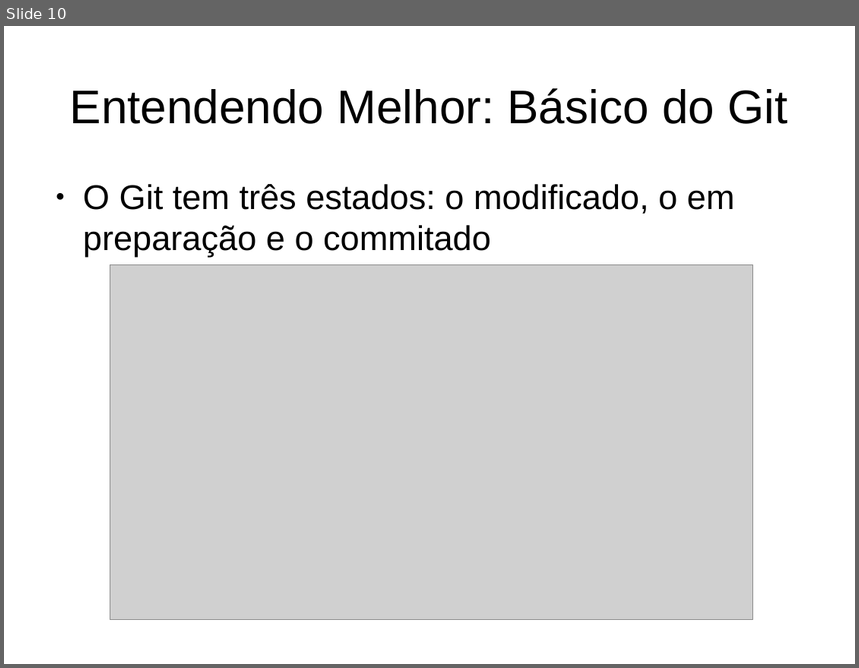
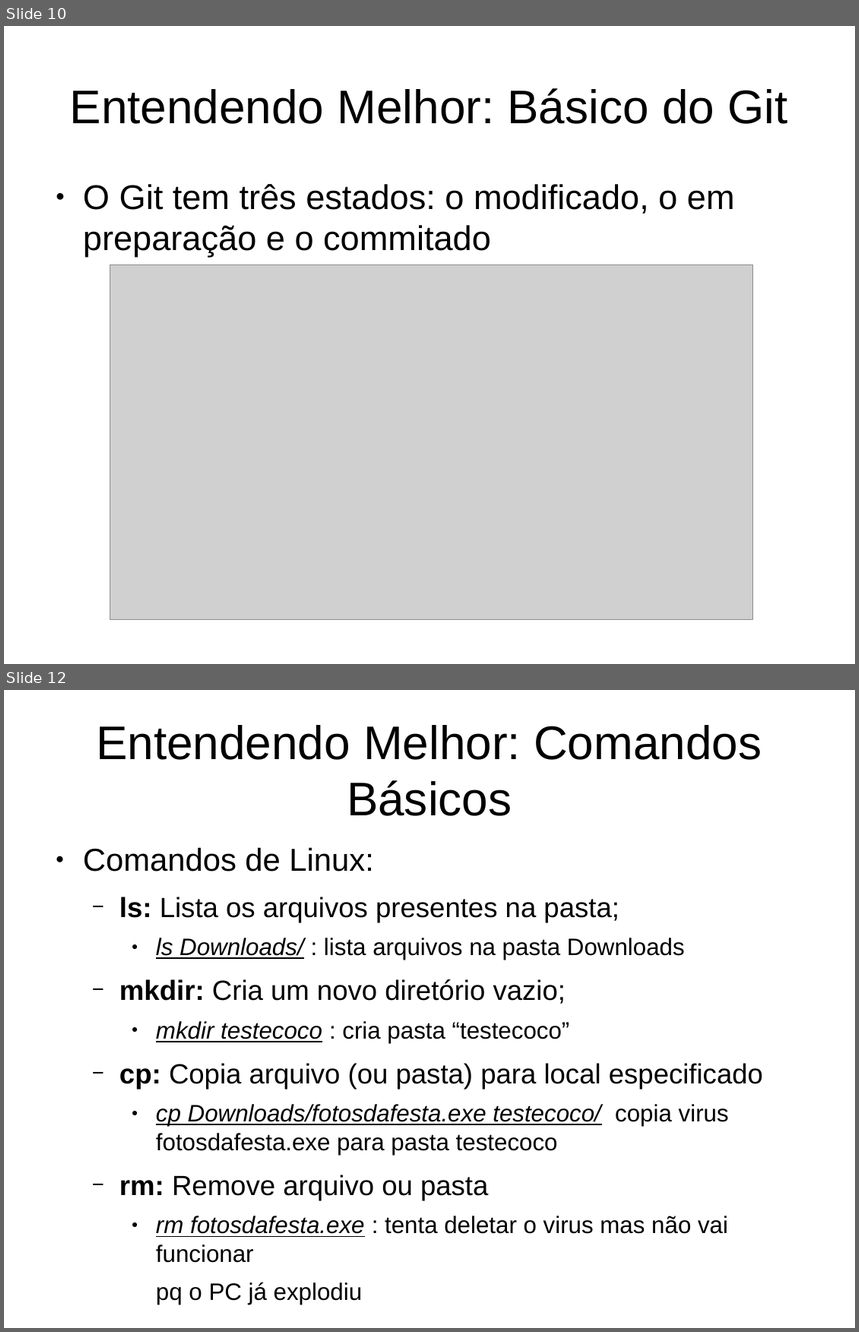
Before and after one commit to LucasElArruda/treinamento_git, a slide deck: capacita_git.odp. Shown one above the other, each under a label of ours: slide 10 before the commit, slides 10 and 12 after it; the slides between them are not shown. The pictures are 859x668 and 859x1332 pixels, drawn with LibreOffice and Linux fonts; fonts in the diff are those of the drawing; grey boxes stand for pictures. Boxes give left, top, right and bottom in pixels: in the first picture for what was removed or moved away, otherwise in the second. Text is boxed around its words. In the diff, an @@ line names an element or a change of style, - is before the commit and + after.

Commit message:
Comandos básicos adicionados

```diff
--- a/capacita_git.odp
+++ b/capacita_git.odp
@@ slide 12 added at <box>4,690,855,1328</box>, background #FFFFFF @@
@@ title added at <box>96,725,762,816</box>, 44 pt, text #000000 @@
+Entendendo Melhor: Comandos Básicos
@@ text added at <box>83,847,763,1305</box>, 22.2 pt, text #000000 @@
+● Comandos de Linux:
+  − ls: Lista os arquivos presentes na pasta;
+    ● ls Downloads/ : lista arquivos na pasta Downloads
+  − mkdir: Cria um novo diretório vazio;
+    ● mkdir testecoco : cria pasta “testecoco”
+  − cp: Copia arquivo (ou pasta) para local especificado
+    ● cp Downloads/fotosdafesta.exe testecoco/ copia virus fotosdafesta.exe para pasta testecoco
+  − rm: Remove arquivo ou pasta
+    ● rm fotosdafesta.exe : tenta deletar o virus mas não vai funcionar
+    pq o PC já explodiu
```
Also in this commit, not shown: 4 other slides added.
